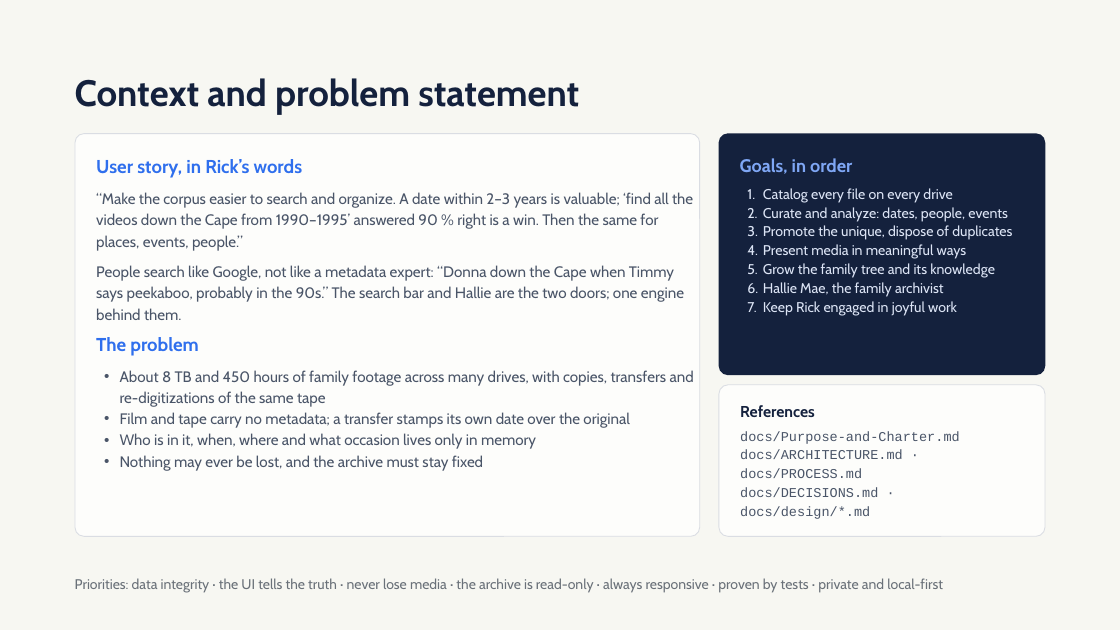
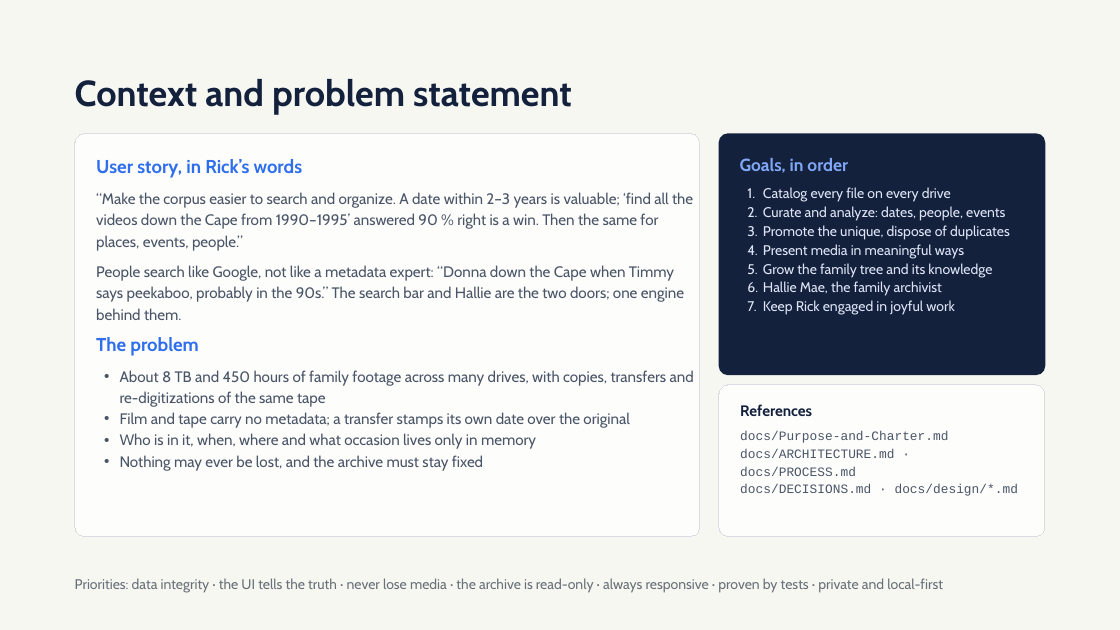
Before and after one commit to musicalengineer/VideoScan, a slide deck: slide 2 of docs/design/architecture_deck/VideoScan_Architecture_and_Design.pptx. Drawn at 1120x630 pixels with LibreOffice and Linux fonts; fonts in the diff are those of the drawing. Boxes give left, top, right and bottom in pixels: in the first picture for what was removed or moved away, otherwise in the second. Text is boxed around its words. In the diff, an @@ line names an element or a change of style, - is before the commit and + after.

Commit message:
Update architecture PPT doc

```diff
--- a/docs/design/architecture_deck/VideoScan_Architecture_and_Design.pptx
+++ b/docs/design/architecture_deck/VideoScan_Architecture_and_Design.pptx
@@ text "Context and problem statement" at <box>75,79,572,114</box>: size 31.5 to 31 pt @@
@@ text "Goals, in order" at <box>740,158,848,173</box>: size 15.6 to 15 pt @@
@@ text "Catalog every file on every ..." at <box>763,187,1010,315</box>: size 12.1 to 12 pt @@
@@ text "References" at <box>740,404,812,416</box>: size 13.5 to 13 pt @@
@@ text "docs/Purpose-and-Charter.md" at <box>740,431,1018,496</box>: size 11.6 to 11 pt @@
```
Also in this commit, not shown: 8 other slides changed.
